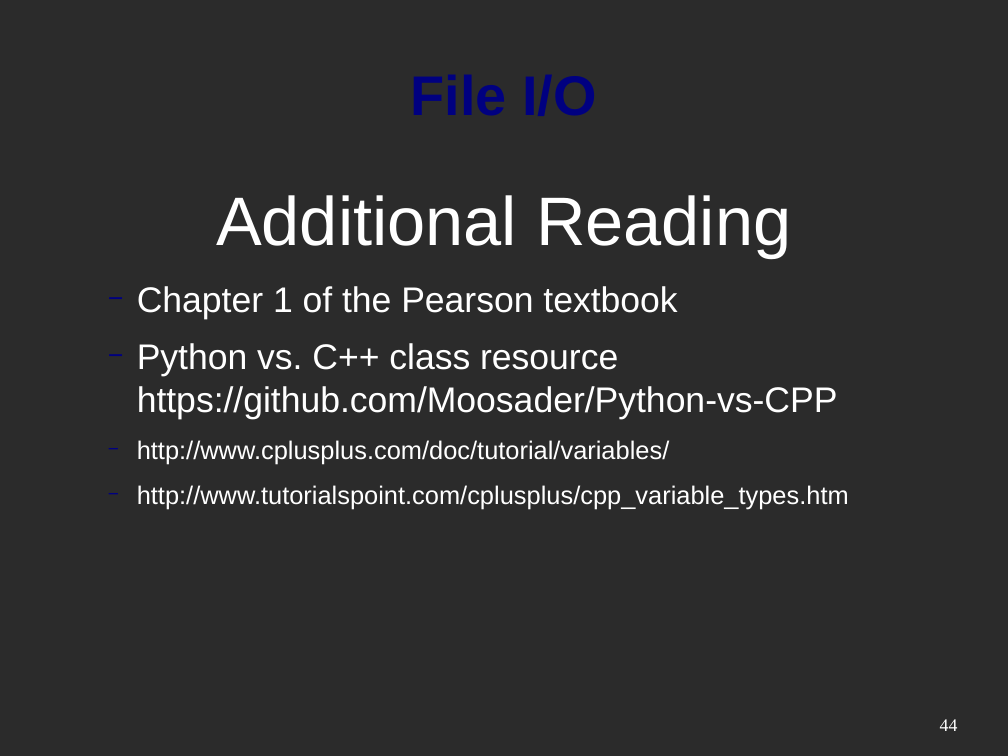
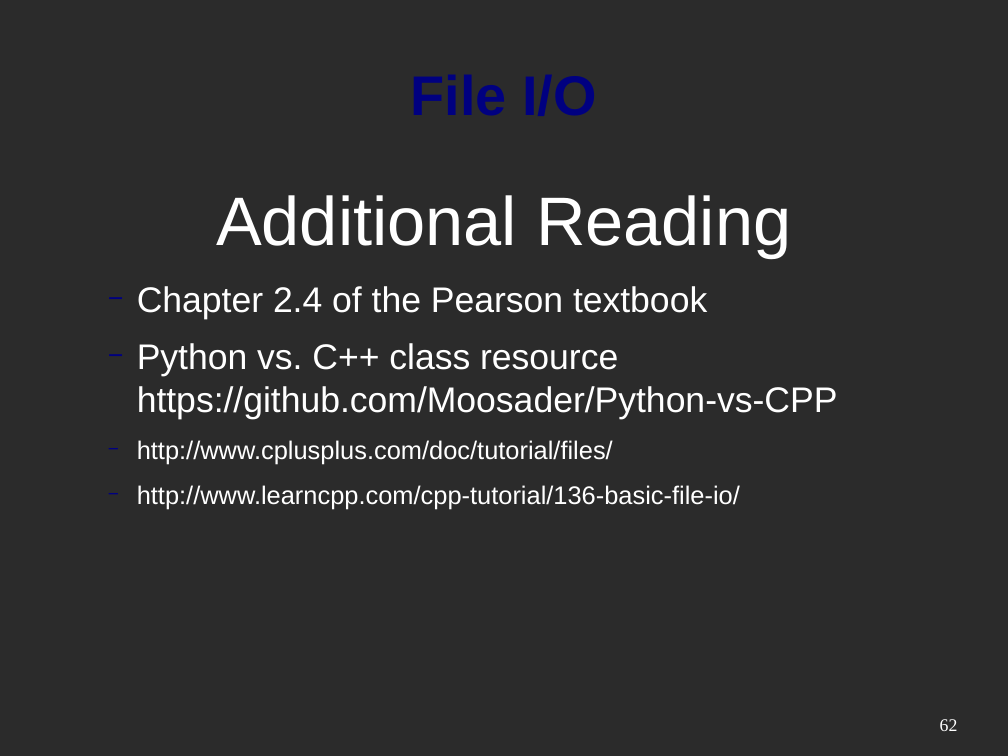
Before and after one commit to mactwist555/CPP-Course, a slide deck: slide 62 of Week 01/Python vs CPP.odp (slide 44 before the commit). Drawn at 1008x756 pixels with LibreOffice and Linux fonts; fonts in the diff are those of the drawing; background and template pictures are left out; a plain dark background stands for a picture behind light text. Boxes give left, top, right and bottom in pixels: in the first picture for what was removed or moved away, otherwise in the second. Text is boxed around its words. In the diff, an @@ line names an element or a change of style, - is before the commit and + after.

```diff
--- a/Week 01/Python vs CPP.odp
+++ b/Week 01/Python vs CPP.odp
@@ text at [137,286,707,320]: text changed @@
-  − Chapter 1 of the Pearson textbook
+  − Chapter 2.4 of the Pearson textbook
@@ text at [137,440,740,509]: text changed @@
-  − http://www.cplusplus.com/doc/tutorial/variables/
-  − http://www.tutorialspoint.com/cplusplus/cpp_variable_types.htm
+  − http://www.cplusplus.com/doc/tutorial/files/
+  − http://www.learncpp.com/cpp-tutorial/136-basic-file-io/
@@ page number at [940,719,958,731]: text changed @@
-44
+62
```
Also in this commit, not shown: 4 other slides changed, 21 slides added, 2 slides removed.
